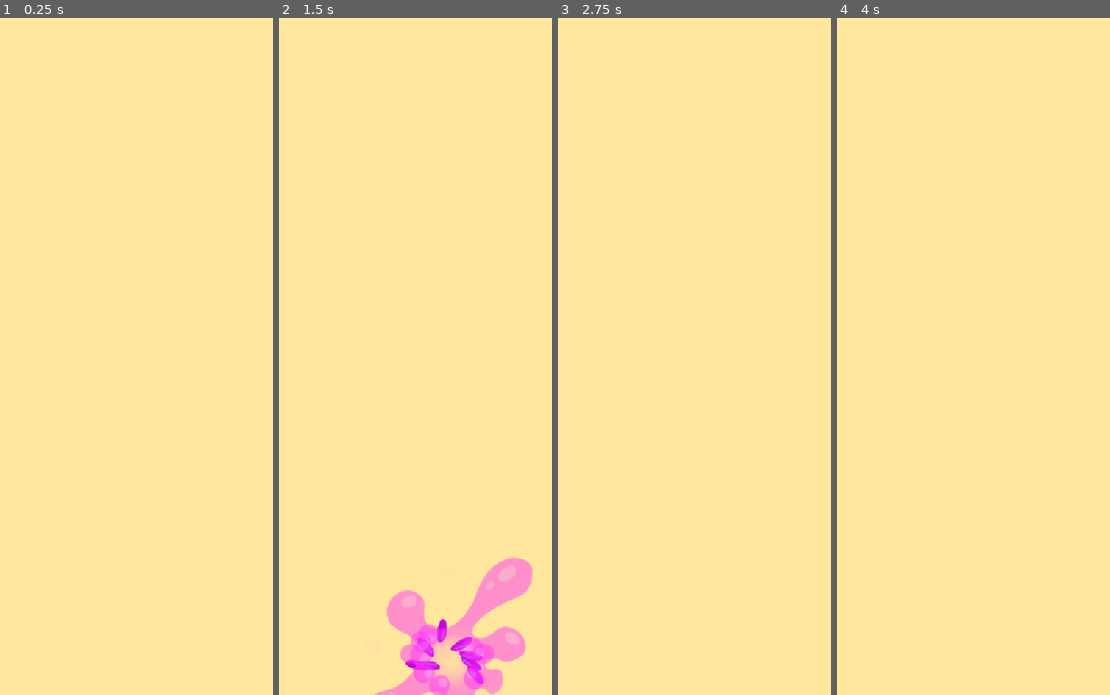
Above: before the commit, frames 1-4 (left to right).
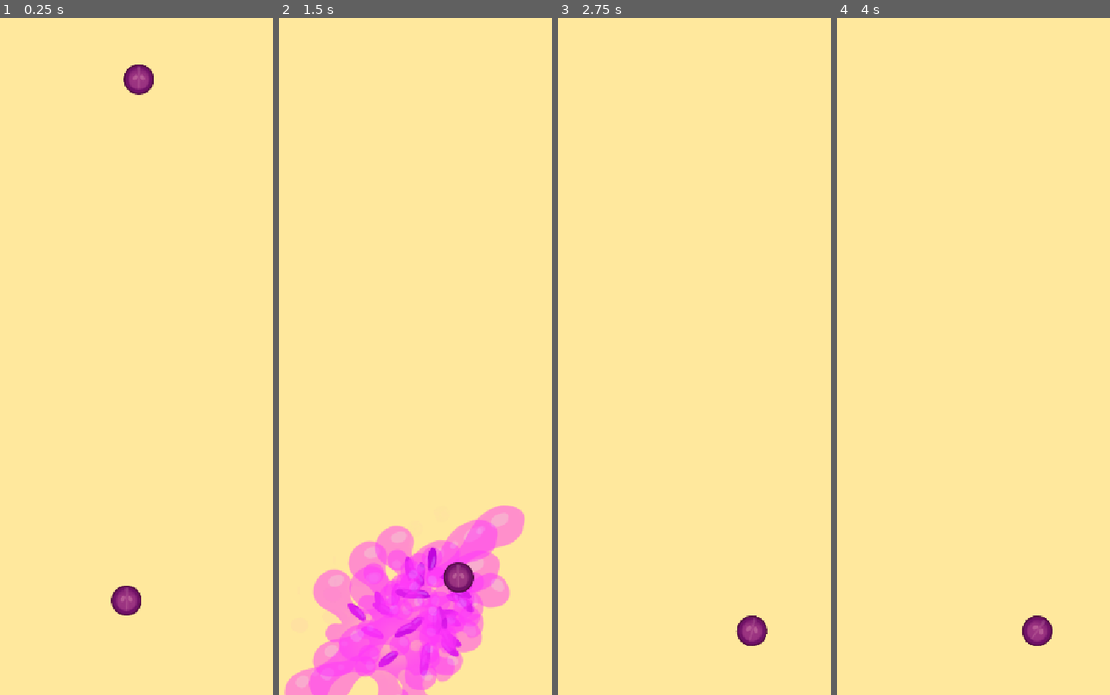
Above: after the commit, the same moments.

Repository: sanstale6/making-big-watermelon
Game: Godot game, scene res://scenes/game.tscn
The game is run twice, just before and just after one commit, with the same random seed, the same clock (stepped at 60 frames per second) and the same inputs.
Inputs:
- Up to frame 1 (0.25 s): no input
- Up to frame 2 (1.5 s): no input
- Up to frame 3 (2.75 s): no input
- Up to frame 4 (4 s): tap Enter at 3.5 s

The runs differ from the first frame. In frame 1, 0.8% of the frame differs, in the area x 40-57%, y 6-89%; in frame 2, 16%, in the area x 1-93%, y 72-100%; in frame 3, 0.4%; in frame 4, 0.4%.
Error before the commit: Invalid access to property or key 'fruit_id' on a base object of type 'null instance'. (res://scripts/fruit_component.gd:19)

Commit message:
Last Sync: 2026-05-26 23:02 (Mobile)

Diff:
--- a/project.godot
+++ b/project.godot
@@ -24,6 +24,10 @@
 window/stretch/aspect="expand"
 window/handheld/orientation=1
 
+[global_group]
+
+fruit=""
+
 [physics]
 
 3d/physics_engine="Jolt Physics"
--- a/scenes/fruits/grape_0.tscn
+++ b/scenes/fruits/grape_0.tscn
@@ -146,7 +146,7 @@
 &"break": SubResource("Animation_hl28r")
 }
 
-[node name="grape_0" type="RigidBody2D" unique_id=1083939657]
+[node name="grape_0" type="RigidBody2D" unique_id=1083939657 groups=["fruit"]]
 script = ExtResource("1_dgdao")
 metadata/_custom_type_script = "uid://cfuoir20o4olq"
 
@@ -167,7 +167,7 @@
 collision = NodePath("../CollisionShape2D")
 fruit_id = "grape"
 detect_area = NodePath("../Area2D")
-target = null
+target_fruit = "uid://dprwtqm5fn4nk"
 anim = NodePath("../AnimationPlayer")
 metadata/_custom_type_script = "uid://bohp4k1hk7mqb"
 
--- a/scenes/game.tscn
+++ b/scenes/game.tscn
@@ -13,15 +13,13 @@
 texture = ExtResource("1_yqjtg")
 
 [node name="StaticBody2D" type="StaticBody2D" parent="." unique_id=1381146198]
-position = Vector2(297, 1149)
+position = Vector2(312, 1069)
 
 [node name="CollisionShape2D" type="CollisionShape2D" parent="StaticBody2D" unique_id=931348124]
 shape = SubResource("WorldBoundaryShape2D_lbhrr")
 
-[node name="grape_0" parent="." unique_id=1471147038 instance=ExtResource("2_lnu2h")]
-position = Vector2(388, 75)
-script = null
+[node name="grape_0" parent="." unique_id=1083939657 instance=ExtResource("2_lnu2h")]
+position = Vector2(333, 76)
 
-[node name="grape_1" parent="." unique_id=1738382062 instance=ExtResource("2_lnu2h")]
-position = Vector2(393, 1026)
-script = null
+[node name="grape_1" parent="." unique_id=903704043 instance=ExtResource("2_lnu2h")]
+position = Vector2(312, 963)
--- a/scripts/fruit_component.gd
+++ b/scripts/fruit_component.gd
@@ -5,28 +5,37 @@
 @export var collision : CollisionShape2D
 @export var fruit_id : String
 @export var detect_area : Area2D
-@export var target : PackedScene
+@export_file var target_fruit
 @export var anim : AnimationPlayer
+var making : bool = false
 
 func _ready() -> void:
 	detect_area.body_entered.connect(collision_judge)
+	target_fruit = load(target_fruit)
 
 
 
 func collision_judge(body):
-	print(6)
+	if !body.is_in_group('fruit'):
+		return
 	var target_fruit_component = body.get_node('FruitComponent')
-	if target_fruit_component.fruit_id == fruit_id:
+	if target_fruit_component.making :
+		return
+	if target_fruit_component.fruit_id == fruit_id and target_fruit_component.get_instance_id() != get_instance_id():
 		integrate(target_fruit_component)
 
 func integrate(companion : FruitComponent) -> void:
+	if making:
+		return
+	making = true
 	collision.disabled = true
 	detect_area.get_node('CollisionShape2D').disabled = true
-	#fruit.get_node('Sprite2D').invisible = false
-	if get_instance_id() > companion.get_instance_id():
+	fruit.get_node('Sprite2D').visible = false
+	if get_instance_id() < companion.get_instance_id():
 		return
 	anim.play('break')
-	var spawn_position = (position + companion.position)/2
-	#var spawned_fruit = target.instantiate()
-	#spawned_fruit.position = spawn_position
-	#get_tree().current_scene.add_child(spawned_fruit)
+	var spawn_position = (get_parent().position + companion.get_parent().position)*0.5
+	print(spawn_position)
+	var spawned_fruit = target_fruit.instantiate()
+	spawned_fruit.position = spawn_position
+	get_tree().current_scene.add_child(spawned_fruit)
